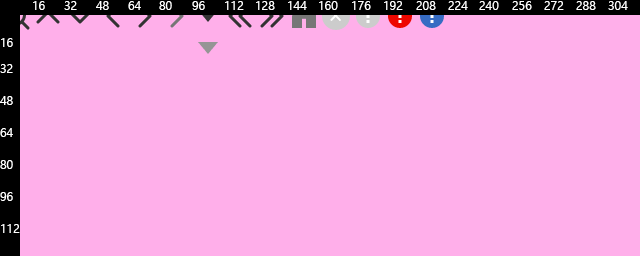
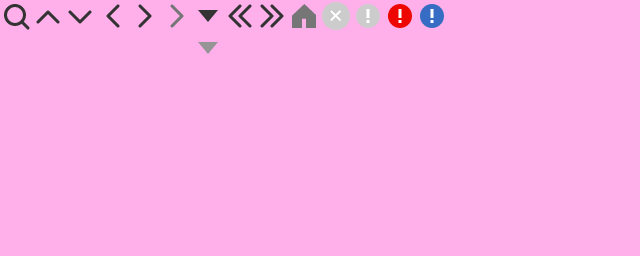
Before/after of a 640x256 layered artwork. What changed in the layer stack:
hid group "가이드" (27 layers) over <box>0,0,640,256</box>
